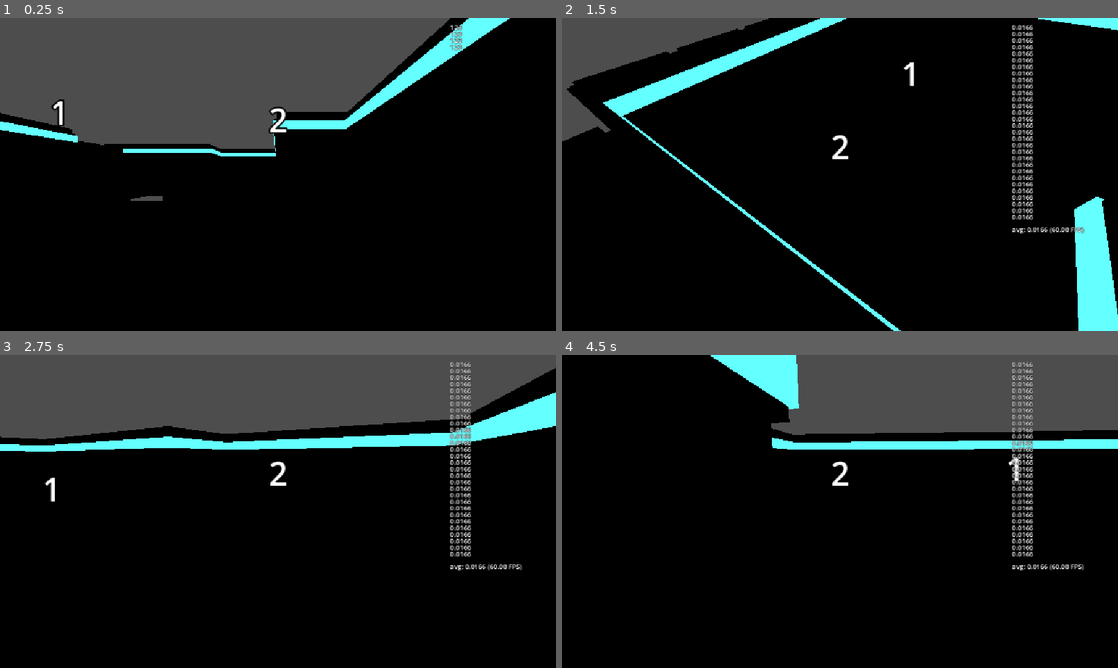
Above: before the commit, frames 1-4 (two rows, left to right).
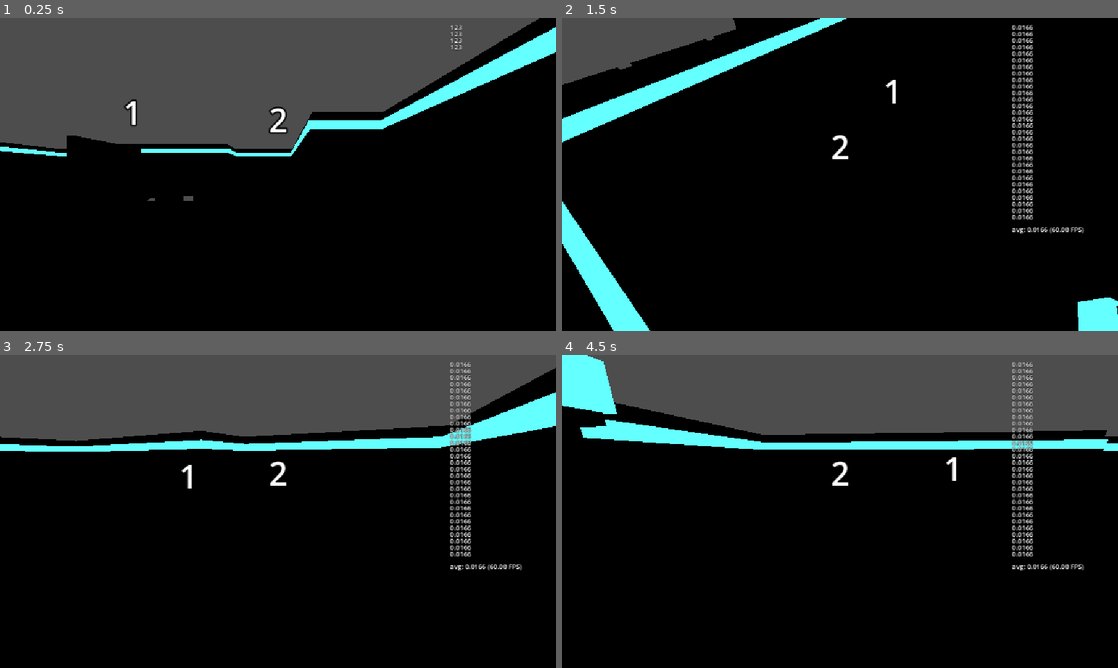
Above: after the commit, the same moments.

Repository: gheja/bot-loop
Game: Godot game, scene res://scenes/level_4.tscn
Same seed, same stepped clock (60 frames per second), same inputs: the game is played once before the commit and once after it. This scene is started directly instead of the project's main scene.
Inputs (mouse positions are in pixels of both pictures, inside the frame that each line leads up to):
- Up to frame 1 (0.25 s): no input
- Up to frame 2 (1.5 s): tap Enter at 0.5 s; move the mouse to (962, 158) at 0.52 s; hold D (move_right) 0.53-1.28 s; tap E (action_primary) at 0.6, 1.35 s; tap Space at 1.25 s; move the mouse to (728, 190) at 1.27 s; hold S (move_down) from 1.28 s (still down)
- Up to frame 3 (2.75 s): tap Enter at 2 s; move the mouse to (333, 442) at 2.02 s; release S (move_down) at 2.03 s; hold D (move_right) from 2.03 s (still down); tap E (action_primary) at 2.1 s
- Up to frame 4 (4.5 s): tap Space at 2.75, 4.25 s; move the mouse to (812, 574) at 2.77 s; release D (move_right) at 2.78 s; hold W (move_up) 2.78-3.53 s; tap E (action_primary) at 2.85, 3.6, 4.35 s; tap Enter at 3.5 s; move the mouse to (1006, 558) at 3.52 s; hold A (move_left) from 3.53 s (still down); move the mouse to (673, 464) at 4.27 s

The runs differ from the first frame. In frame 1, 7.6% of the frame differs, in the area x 0-100%, y 0-59%; in frame 2, 6.1%; in frame 3, 2.2%; in frame 4, 10%, in the area x 0-100%, y 0-41%.

Commit message:
modified temp level 4

Diff:
--- a/src/scenes/level_4.tscn
+++ b/src/scenes/level_4.tscn
@@ -13,10 +13,12 @@
 [ext_resource type="PackedScene" uid="uid://fbuqkwk1smo1" path="res://objects/player_character_roomba.tscn" id="10_q41qf"]
 [ext_resource type="PackedScene" uid="uid://drff2i0whitbx" path="res://objects/object_moving_platform.tscn" id="11_py6g0"]
 [ext_resource type="PackedScene" uid="uid://vtcyr4a4c47f" path="res://objects/player_character_bot_hammer.tscn" id="11_s0ibv"]
+[ext_resource type="PackedScene" uid="uid://cxs1llio4hg3y" path="res://objects/object_block.tscn" id="12_hy5x3"]
+[ext_resource type="PackedScene" uid="uid://b37h2avn4etba" path="res://objects/object_block_ramp.tscn" id="13_dmmei"]
 
 [sub_resource type="Curve3D" id="Curve3D_py6g0"]
 _data = {
-"points": PackedVector3Array(0, 0, 0, 0, 0, 0, 0, 0, 0, 0, 0, 0, 0, 0, 0, 0, 0, -3.9),
+"points": PackedVector3Array(0, 0, 0, 0, 0, 0, 0, 0, 0, 0, 0, 0, 0, 0, 0, 0, 0, -5.555),
 "tilts": PackedFloat32Array(0, 0)
 }
 point_count = 2
@@ -36,7 +38,7 @@
 transform = Transform3D(22, 0, 0, 0, 22, 0, 0, 0, 22, 0, -0.998213, 0)
 
 [node name="ObjectWallCorner2" parent="LevelBase/LevelObjectContainer" index="3" instance=ExtResource("3_py6g0")]
-transform = Transform3D(-4.37114e-08, 0, 0.999999, 0, 0.999999, 0, -0.999999, 0, -4.37114e-08, -1.99642, 0, -0.00357346)
+transform = Transform3D(-4.37114e-08, 0, 0.999999, 0, 0.999999, 0, -0.999999, 0, -4.37114e-08, -1.99642, 0, 9.97856)
 
 [node name="ObjectWallCorner4" parent="LevelBase/LevelObjectContainer" index="4" instance=ExtResource("3_py6g0")]
 transform = Transform3D(-0.999999, 0, 8.74228e-08, 0, 0.999999, 0, -8.74228e-08, 0, -0.999999, 12.9768, 0, -2.99821)
@@ -87,16 +89,16 @@
 transform = Transform3D(-4.37114e-08, 0, 1, 0, 1, 0, -1, 0, -4.37114e-08, -9.98928, 0, -1.99643)
 
 [node name="ObjectWall10" parent="LevelBase/LevelObjectContainer" index="20" instance=ExtResource("4_g31h8")]
-transform = Transform3D(-4.37114e-08, 0, 1, 0, 1, 0, -1, 0, -4.37114e-08, -2.00357, 0, 1.99643)
+transform = Transform3D(-4.37114e-08, 0, 1, 0, 1, 0, -1, 0, -4.37114e-08, -2.00357, 0, 11.9786)
 
 [node name="ObjectWall11" parent="LevelBase/LevelObjectContainer" index="21" instance=ExtResource("4_g31h8")]
-transform = Transform3D(-4.37114e-08, 0, 1, 0, 1, 0, -1, 0, -4.37114e-08, -2.00357, 0, 3.99285)
+transform = Transform3D(-4.37114e-08, 0, 1, 0, 1, 0, -1, 0, -4.37114e-08, -2.00357, 0, 13.975)
 
 [node name="ObjectWall12" parent="LevelBase/LevelObjectContainer" index="22" instance=ExtResource("4_g31h8")]
-transform = Transform3D(-4.37114e-08, 0, 0.999999, 0, 0.999999, 0, -0.999999, 0, -4.37114e-08, -2.00357, 0, 5.98928)
+transform = Transform3D(-4.37114e-08, 0, 0.999999, 0, 0.999999, 0, -0.999999, 0, -4.37114e-08, -2.00357, 0, 15.9714)
 
 [node name="ObjectWall29" parent="LevelBase/LevelObjectContainer" index="23" instance=ExtResource("4_g31h8")]
-transform = Transform3D(-0.999998, 0, -8.74227e-08, 0, 0.999998, 0, 8.74227e-08, 0, -0.999998, -4, 0, 1.42796e-06)
+transform = Transform3D(-0.999998, 0, -8.74227e-08, 0, 0.999998, 0, 8.74227e-08, 0, -0.999998, -4, 0, 9.98213)
 
 [node name="ObjectWall16" parent="LevelBase/LevelObjectContainer" index="24" instance=ExtResource("4_g31h8")]
 transform = Transform3D(-0.999999, 0, -8.74227e-08, 0, 0.999999, 0, 8.74227e-08, 0, -0.999999, -0.0071437, 0, 7.9857)
@@ -129,10 +131,10 @@
 transform = Transform3D(1.31134e-07, 0, -0.999998, 0, 0.999998, 0, 0.999998, 0, 1.31134e-07, 7.97856, 0, -1.99643)
 
 [node name="ObjectWall5" parent="LevelBase/LevelObjectContainer" index="34" instance=ExtResource("4_g31h8")]
-transform = Transform3D(-1, 0, -8.74228e-08, 0, 1, 0, 8.74228e-08, 0, -1, -5.99642, 0, -3.80788e-06)
+transform = Transform3D(-1, 0, -8.74228e-08, 0, 1, 0, 8.74228e-08, 0, -1, -5.99642, 0, 9.98213)
 
 [node name="ObjectWall6" parent="LevelBase/LevelObjectContainer" index="35" instance=ExtResource("4_g31h8")]
-transform = Transform3D(-1, 0, -8.74228e-08, 0, 1, 0, 8.74228e-08, 0, -1, -7.99285, 0, -3.80788e-06)
+transform = Transform3D(-1, 0, -8.74228e-08, 0, 1, 0, 8.74228e-08, 0, -1, -7.99285, 0, 9.98213)
 
 [node name="ObjectStopButton" parent="LevelBase/LevelObjectContainer" index="36" instance=ExtResource("5_hy5x3")]
 transform = Transform3D(-4.37113e-08, 0, 0.999998, 0, 0.999998, 0, -0.999998, 0, -4.37113e-08, -8.68075, 1.75, -2.82822)
@@ -159,7 +161,7 @@
 transform = Transform3D(0.899542, 0, -0.436833, 0, 0.999999, 0, 0.436833, 0, 0.899542, 4.12733, 0, -0.381295)
 
 [node name="ObjectMovingPlatform" parent="LevelBase/LevelObjectContainer" index="44" instance=ExtResource("11_py6g0")]
-transform = Transform3D(1, 0, 0, 0, 1, 0, 0, 0, 1, 0.998213, 0, 0)
+transform = Transform3D(1, 0, 0, 0, 1, 0, 0, 0, 1, 0.998213, 0, 2.23434)
 
 [node name="Path3D" parent="LevelBase/LevelObjectContainer/ObjectMovingPlatform" index="0"]
 transform = Transform3D(1, 0, 0, 0, 1, 0, 0, 0, 1, 0.000556903, 0, 0)
@@ -168,13 +170,28 @@
 [node name="CSGBox3D" parent="LevelBase/LevelObjectContainer/ObjectMovingPlatform/Path3D/PathFollow3D/StaticBody3D" index="0"]
 transform = Transform3D(1, 0, 0, 0, 1, 0, 0, 0, 1, -1.18918e-07, -0.1, 0)
 
+[node name="ObjectBlock" parent="LevelBase/LevelObjectContainer" index="45" instance=ExtResource("12_hy5x3")]
+transform = Transform3D(1, 0, 0, 0, 1, 0, 0, 0, 1, -2.99464, 0, 0.998213)
+
+[node name="ObjectBlock2" parent="LevelBase/LevelObjectContainer" index="46" instance=ExtResource("12_hy5x3")]
+transform = Transform3D(1, 0, 0, 0, 1, 0, 0, 0, 1, -2.99464, 0, 2.99464)
+
+[node name="ObjectBlock3" parent="LevelBase/LevelObjectContainer" index="47" instance=ExtResource("12_hy5x3")]
+transform = Transform3D(0.999999, 0, 0, 0, 0.999999, 0, 0, 0, 0.999999, -2.99464, 0, 4.99107)
+
 [node name="PlayerCharacterRoomba" parent="LevelBase/PlayerObjectContainer" index="0" instance=ExtResource("10_q41qf")]
-transform = Transform3D(1, 0, 0, 0, 1, 0, 0, 0, 1, 6.98749, 0, 3.99285)
+transform = Transform3D(0.999999, 0, 0, 0, 0.999999, 0, 0, 0, 0.999999, 5.98928, -2.37993e-07, 3.99285)
 player_index = 2
 
 [node name="PlayerCharacterBotHammer" parent="LevelBase/PlayerObjectContainer" index="1" instance=ExtResource("11_s0ibv")]
 transform = Transform3D(0.999999, 0, 0, 0, 0.999999, 0, 0, 0, 0.999999, 3.99286, 0.1, 3.99285)
 player_index = 1
 
+[node name="ObjectBlockRamp" parent="LevelBase" instance=ExtResource("13_dmmei")]
+transform = Transform3D(1, 0, 0, 0, 1, 0, 0, 0, 1, -2.99464, 0, 0.998213)
+
+[node name="ObjectBlockRamp2" parent="LevelBase" instance=ExtResource("13_dmmei")]
+transform = Transform3D(-0.999999, 0, 8.74227e-08, 0, 0.999999, 0, -8.74227e-08, 0, -0.999999, -2.99464, 0, 4.99106)
+
 [editable path="LevelBase"]
 [editable path="LevelBase/LevelObjectContainer/ObjectMovingPlatform"]
Not shown: 1 places in src/scenes/level_4.tscn that only renumber resources
